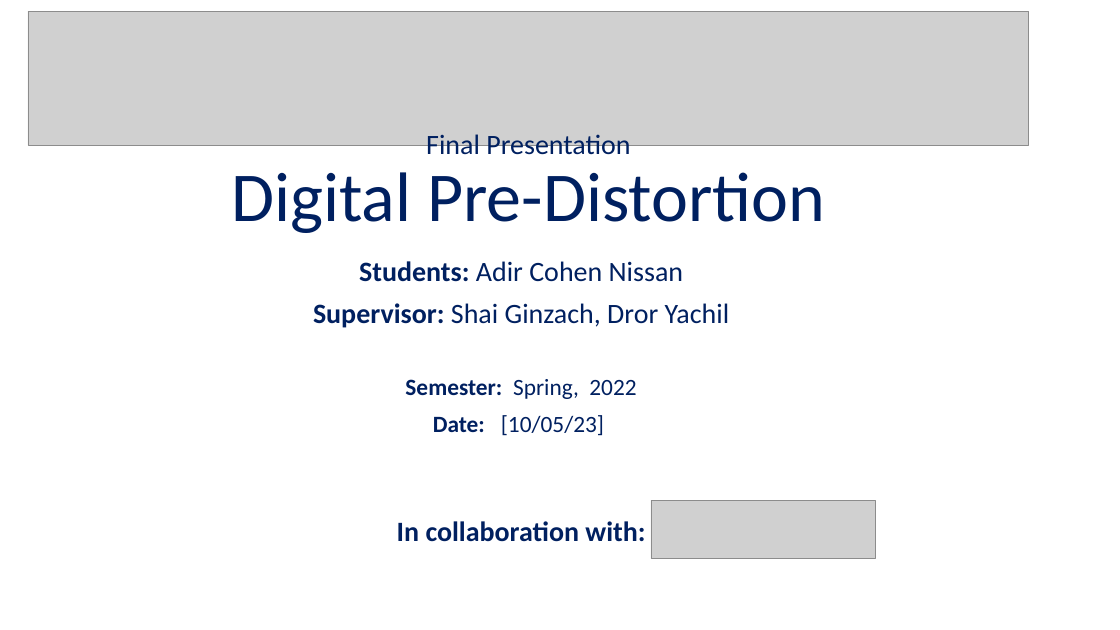
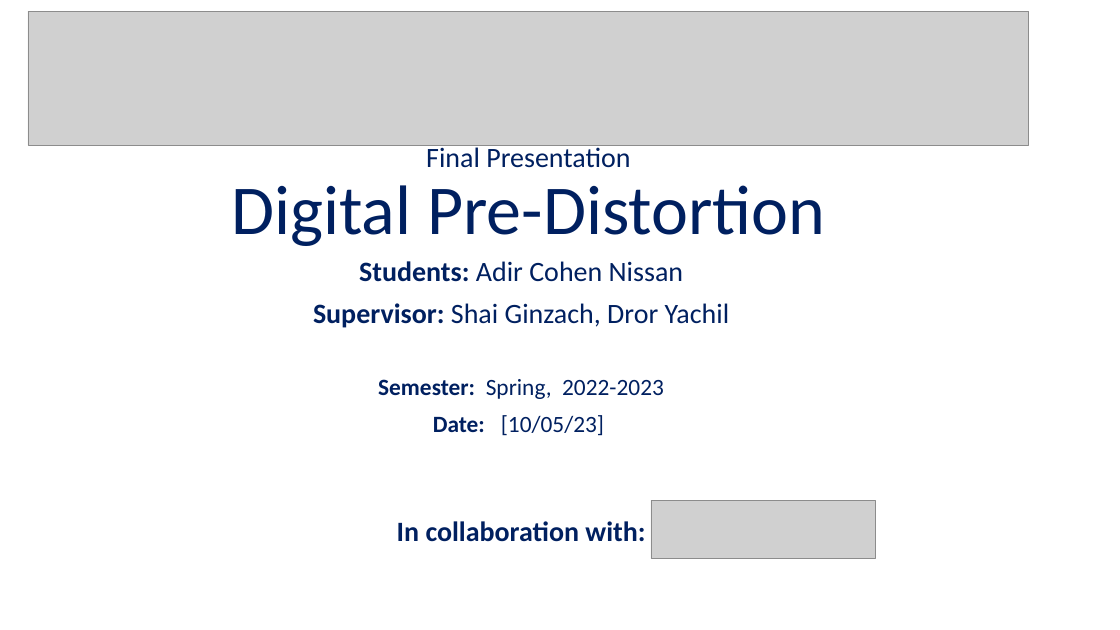
Before and after one commit to AdirCN/DPD, a slide deck: slide 1 of documents/Final Presentation.pptx. Drawn at 1120x630 pixels with LibreOffice and Linux fonts; fonts in the diff are those of the drawing; grey boxes stand for pictures. Boxes give left, top, right and bottom in pixels: in the first picture for what was removed or moved away, otherwise in the second. Text is boxed around its words. In the diff, an @@ line names an element or a change of style, - is before the commit and + after.

```diff
--- a/documents/Final Presentation.pptx
+++ b/documents/Final Presentation.pptx
@@ title "Final Presentation Digital Pre-Distortion": place and size @@
-title "Final Presentation Digital Pre-Distortion" at (231, 134, 825, 233)
+title "Final Presentation Digital Pre-Distortion" at (231, 144, 825, 246)
@@ subtitle at (378, 379, 664, 399): text changed @@
-Semester: Spring, 2022
+Semester: Spring, 2022-2023
```
Also in this commit, not shown: 8 other slides changed, 3 slides added, 1 other file.
